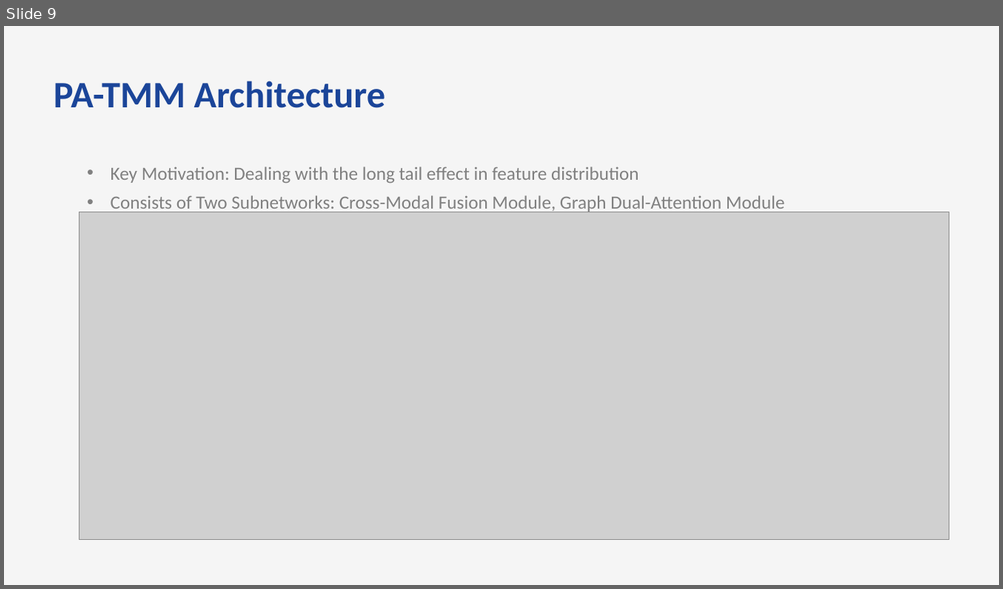
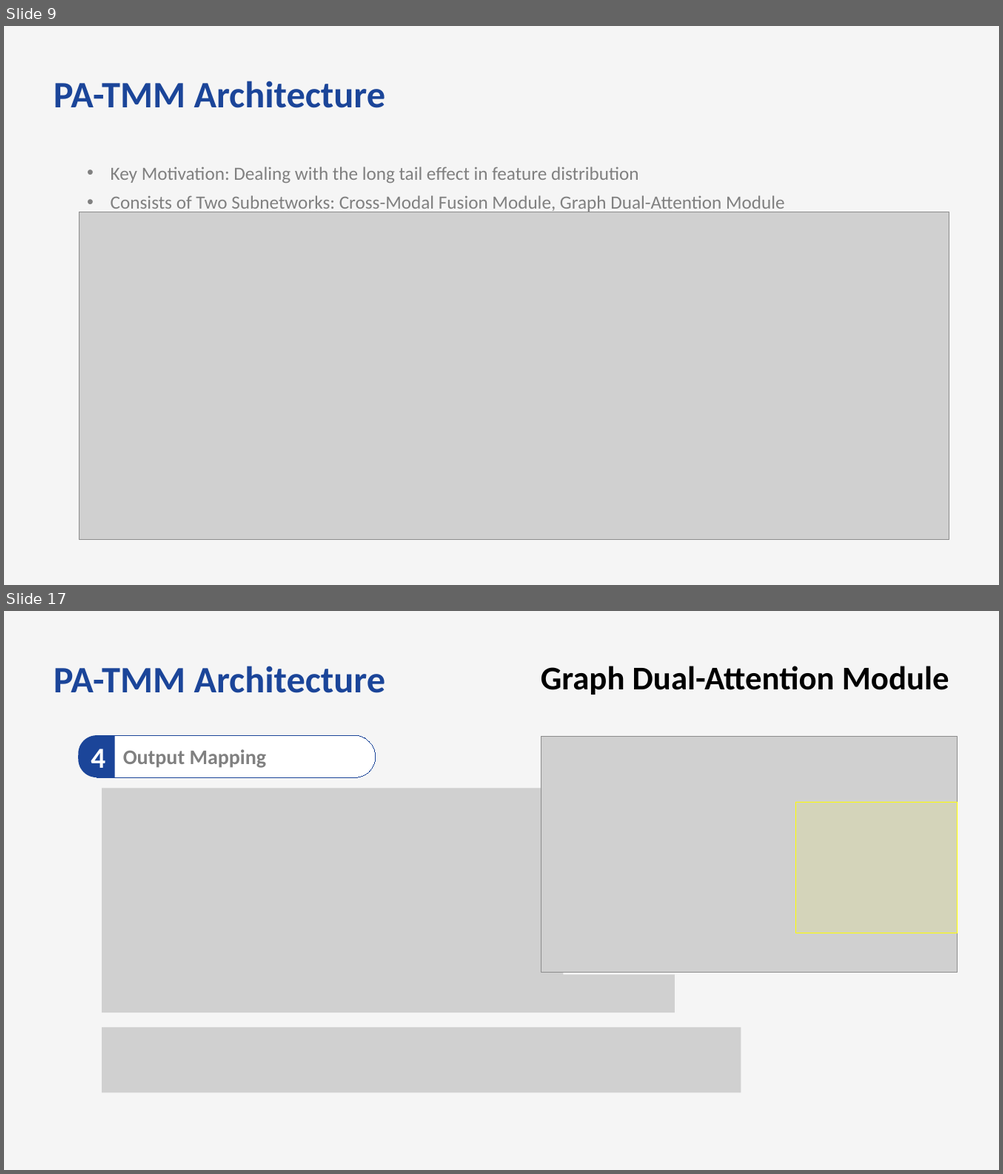
Before and after one commit to bts1991/study, a slide deck: 논문 Review/Others/paper_review.pptx. Shown one above the other, each under a label of ours: slide 9 before the commit, slides 9 and 17 after it; the slides between them are not shown. The pictures are 1003x589 and 1003x1174 pixels, drawn with LibreOffice and Linux fonts; fonts in the diff are those of the drawing; grey boxes stand for pictures. Boxes give left, top, right and bottom in pixels: in the first picture for what was removed or moved away, otherwise in the second. Text is boxed around its words. In the diff, an @@ line names an element or a change of style, - is before the commit and + after.

```diff
--- a/논문 Review/Others/paper_review.pptx
+++ b/논문 Review/Others/paper_review.pptx
@@ slide 17 added at [4,611,999,1170], background #F5F5F5 @@
@@ text added at [54,666,386,693], 36 pt, text #1B4599, bold @@
+PA-TMM Architecture
@@ text added at [540,666,949,695], 32 pt, text #000000, bold @@
+Graph Dual-Attention Module
@@ round same rect added at [78,736,115,777], fill #1B4599, 28 pt, text #FFFFFF, bold @@
+4
@@ rounded rectangle added at [79,735,375,778], fill #FFFFFF, outline #1B4599 0.75 pt, 20 pt, text #808080, bold @@
+Output Mapping
@@ picture added at [541,736,957,973] @@
@@ picture added at [102,788,563,979] @@
@@ rectangle added at [796,803,957,934], fill #FFFF00 at 10% opacity, outline #FFFF00 0.75 pt @@
@@ picture added at [102,975,674,1013] @@
@@ picture added at [102,1028,740,1093] @@
```
Also in this commit, not shown: 9 slides changed, 7 other slides added.
